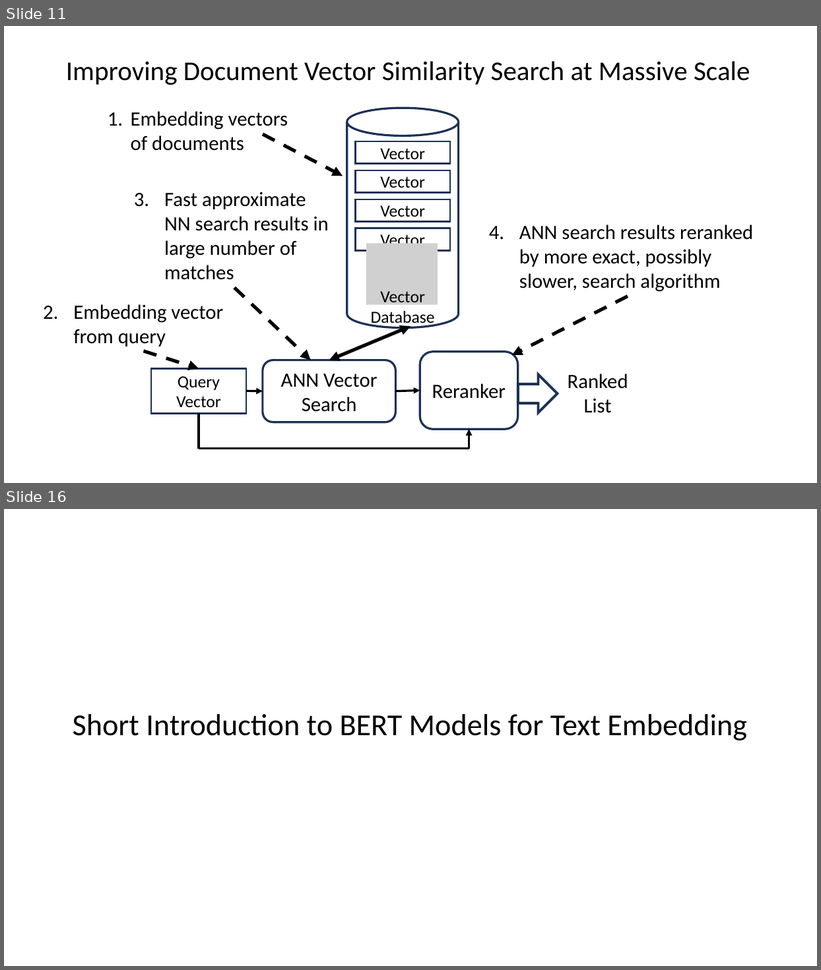
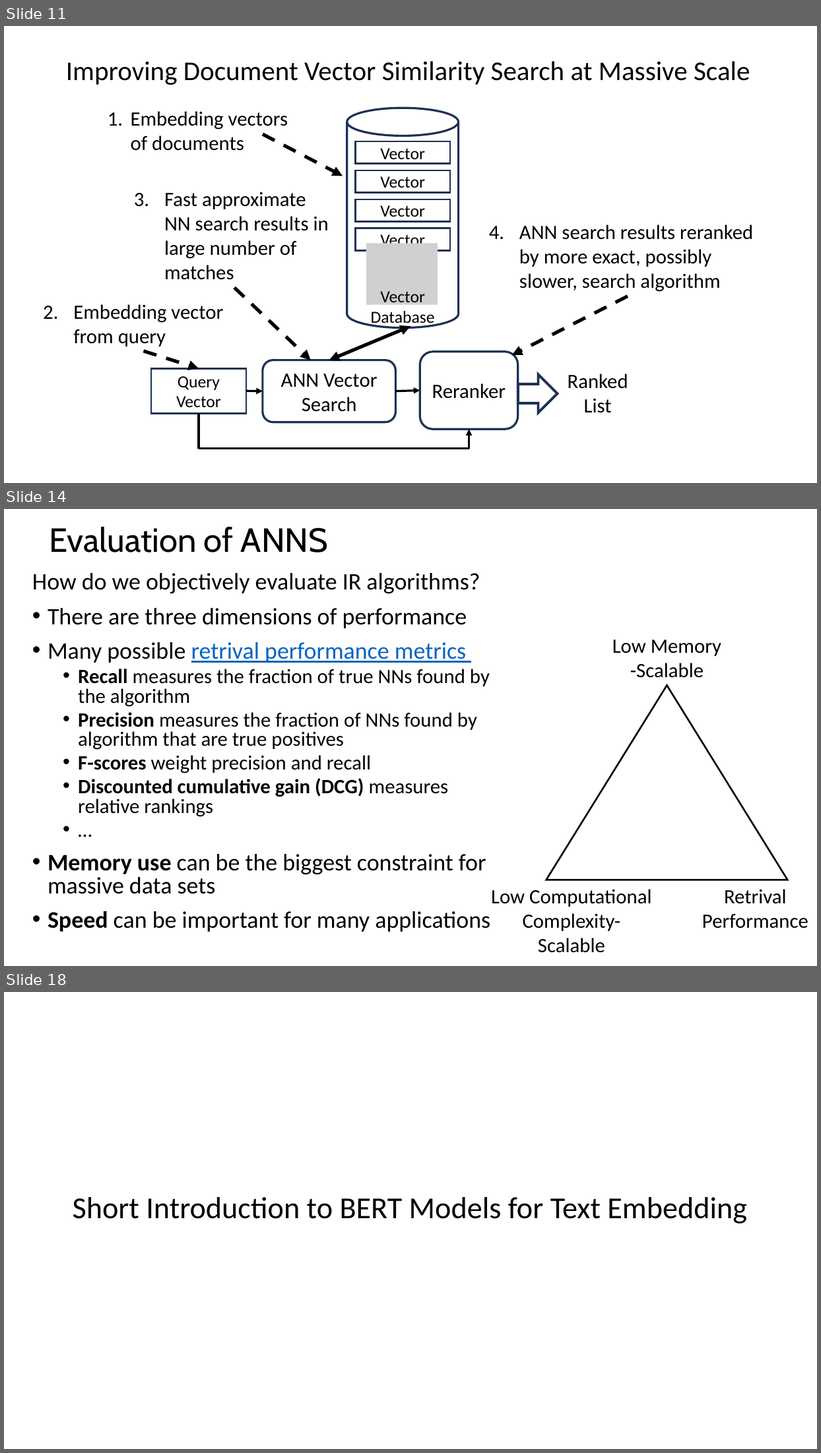
Before and after one commit to harelgabainew/school1, a slide deck: slides/6_InformationRetrivalSearch.pptx. Shown one above the other, each under a label of ours: slides 11 and 16 before the commit, slides 11, 14 and 18 after it; the slides between them are not shown. The pictures are 821x970 and 821x1453 pixels, drawn with LibreOffice and Linux fonts; fonts in the diff are those of the drawing; grey boxes stand for pictures. Boxes give left, top, right and bottom in pixels: in the first picture for what was removed or moved away, otherwise in the second. Text is boxed around its words. In the diff, an @@ line names an element or a change of style, - is before the commit and + after.

Commit message:
Added slides on evaluation

```diff
--- a/slides/6_InformationRetrivalSearch.pptx
+++ b/slides/6_InformationRetrivalSearch.pptx
@@ slide 14 added at (4,509,817,966), background #FFFFFF @@
@@ title added at (49,527,329,553), 39.6 pt, text #000000 @@
+Evaluation of ANNS
@@ text added at (32,573,490,932), 24 pt, text #000000 @@
+How do we objectively evaluate IR algorithms?
+• There are three dimensions of performance
+• Many possible retrival performance metrics
+  • Recall measures the fraction of true NNs found by the algorithm
+  • Precision measures the fraction of NNs found by algorithm that are true positives
+  • F-scores weight precision and recall
+  • Discounted cumulative gain (DCG) measures relative rankings
+  • …
+• Memory use can be the biggest constraint for massive data sets
+• Speed can be important for many applications
@@ text added at (613,640,721,678), 24 pt, text #000000 @@
+Low Memory -Scalable
@@ triangle added at (547,685,788,880), outline #000000 2 pt @@
@@ text added at (491,889,651,953), 24 pt, text #000000 @@
+Low Computational Complexity-Scalable
@@ text added at (702,889,809,929), 24 pt, text #000000 @@
+Retrival Performance
@@ what was slide 16 is now slide 18 @@
```
Also in this commit, not shown: 5 slides changed, 1 other slide added.
